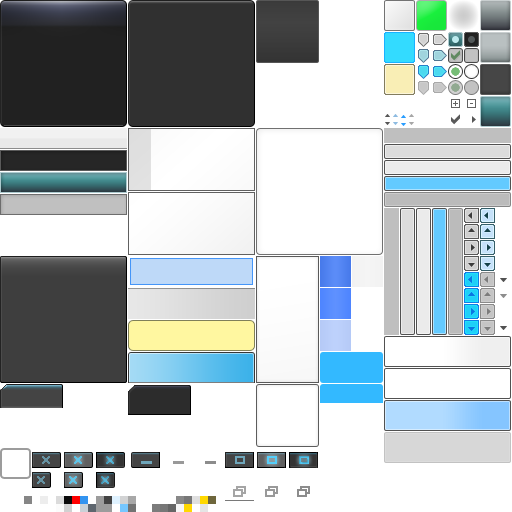
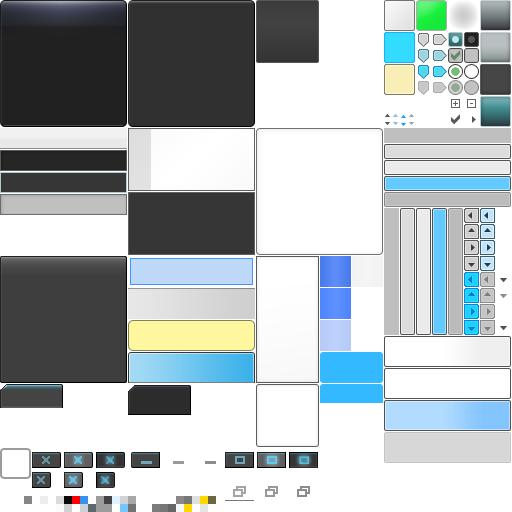
Layers edited between the first and the second 512x512 image:
added layer "ContextBG copy" above "Layer 4" over 1, 173, 126, 192
added layer "ContextBG" above "ButtonXSmallDown" over 129, 193, 254, 254
